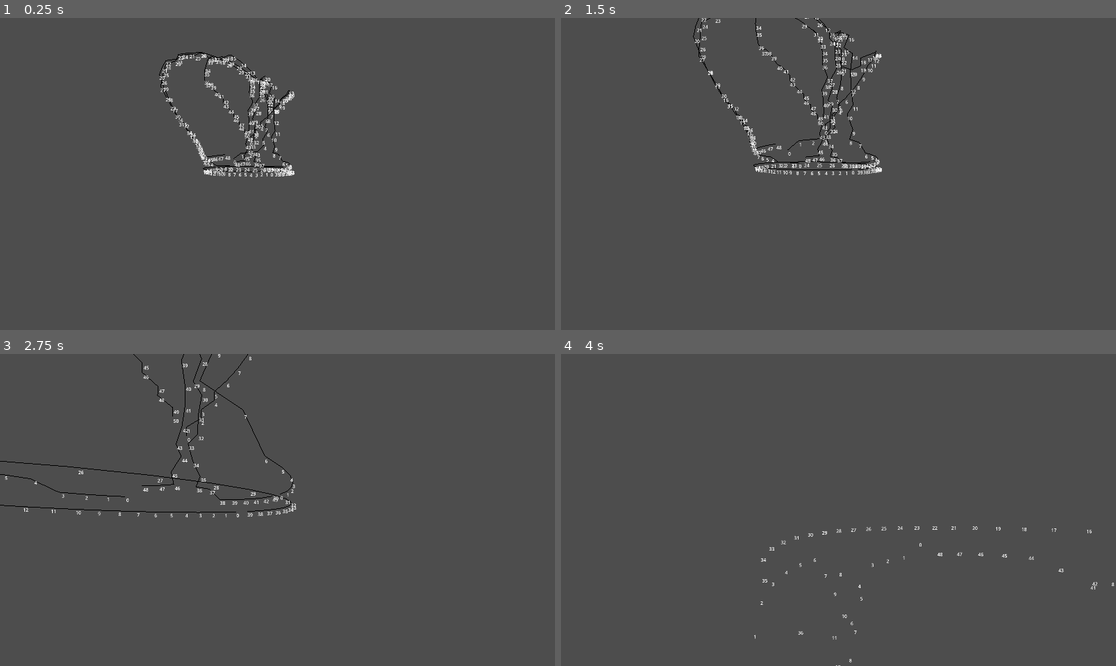
Above: before the commit, frames 1-4 (two rows, left to right).
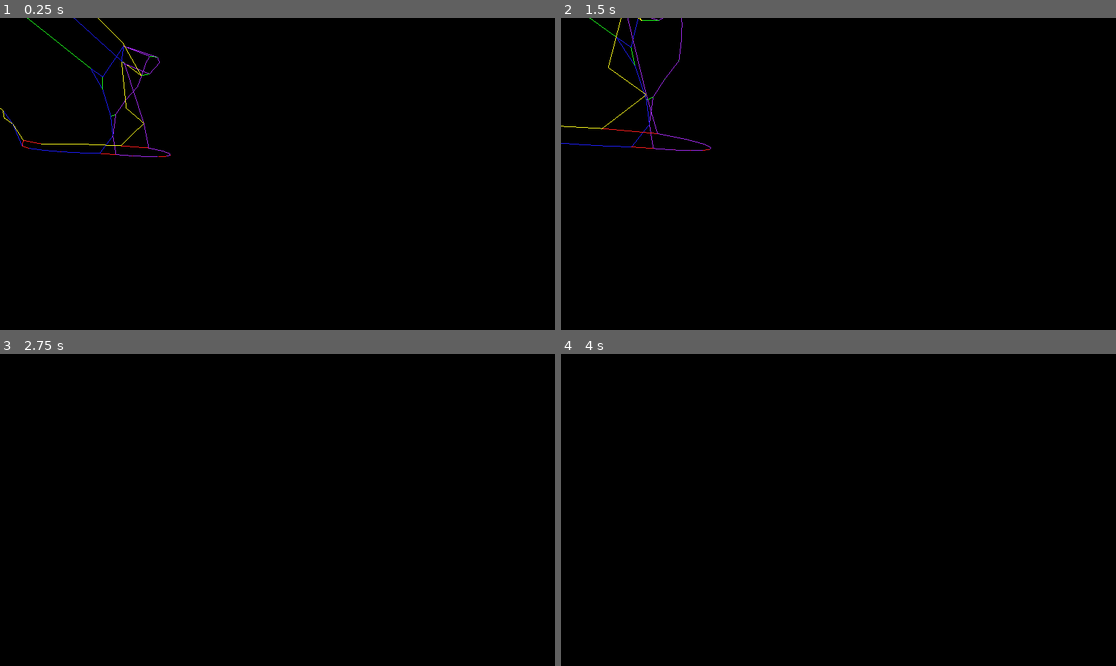
Above: after the commit, the same moments.

Repository: EpEpDragon/Modules
Game: Godot game, scene res://meshing_test.tscn
Same seed, same stepped clock (60 frames per second), same inputs: the game is played once before the commit and once after it.
Inputs (mouse positions are in pixels of both pictures, inside the frame that each line leads up to):
- Up to frame 1 (0.25 s): no input
- Up to frame 2 (1.5 s): tap Enter at 0.5 s; move the mouse to (866, 174) at 0.52 s; hold W (move_forward) from 0.53 s (still down); move the mouse to (810, 174) at 1.27 s
- Up to frame 3 (2.75 s): keep holding W (move_forward); move the mouse to (288, 503) at 2.02 s
- Up to frame 4 (4 s): keep holding W (move_forward); move the mouse to (832, 516) at 2.77 s; move the mouse to (877, 513) at 3.52 s

The runs differ from the first frame. In frame 1, 100% of the frame differs, in the area x 0-100%, y 0-100%; in frame 2, 100%; in frame 3, 99%; in frame 4, 100%.

Commit message:
Edges merging, with some open triangles. Mesh gen broke

Diff:
--- a/TreeGen/meshing_test.gd
+++ b/TreeGen/meshing_test.gd
@@ -12,7 +12,7 @@
 var point_cloud2 = DebugDraw.new_point_cloud(Vector3.ZERO, 10, Color.RED)
 var point_cloud3 = DebugDraw.new_point_cloud(Vector3.ZERO, 10, Color.ORANGE)
 var labels = []
-var color_arr = [Color.RED, Color.GREEN, Color.BLUE, Color.YELLOW, Color.CYAN, Color.WHITE]
+var color_arr = [Color.RED, Color.GREEN, Color.BLUE, Color.PURPLE, Color.YELLOW, Color.CYAN, Color.BLUE, Color.PURPLE, Color.PINK, Color.RED]
 var line_segment = DebugDraw.new_line_seg(Vector3(0,0,-5),Color.RED)
 
 var tim1 = Time.get_unix_time_from_system()
@@ -238,23 +238,16 @@
 #		indices.append(l_close[p_close_i])
 #		indices.append(l_close[p_close_i+1])
 
-#	merge_loops(loops_ordered, arr)
+	loops_ordered = merge_loops(loops_ordered, arr)
 	######## DEBUG #########
 	var debug_edge_loops = []
 	#	point_cloud2.add_points(arr[Mesh.ARRAY_VERTEX][edge_loops[0]])
 	debug_edge_loops.append(DebugDraw.new_line_seg(Vector3.ZERO, color_arr[0]))
-#	for p_i in range(edge_loops[0].size()):
-#			var pos = edge_loops[0][p_i]
-#			labels.append(DebugDraw.new_label(str(p_i),pos,$Camera))
-#			point_cloud2.add_point(pos)
-#			debug_edge_loops[-1].add_point(pos)
-#	#	debug_edge_loops[-1].add_points(arr[Mesh.ARRAY_VERTEX][edge_loops[0]])
-#	debug_edge_loops[-1].construct()
 	for l_i in range(loops_ordered.size()):
 		debug_edge_loops.append(DebugDraw.new_line_seg(Vector3.ZERO, color_arr[l_i]))
 		for p_i in range(loops_ordered[l_i].size()):
 			var pos = arr[Mesh.ARRAY_VERTEX][loops_ordered[l_i][p_i]]
-			labels.append(DebugDraw.new_label(str(p_i),pos,$Camera))
+#			labels.append(DebugDraw.new_label(str(p_i),pos,$Camera))
 			point_cloud2.add_point(pos)
 			debug_edge_loops[-1].add_point(pos)
 		debug_edge_loops[-1].construct()
@@ -299,32 +292,47 @@
 
 func merge_loops(loops, arr):
 	var merged_loops = [] + loops # Value copy
+
+	# Merge flags for points
+	var merge_flags = []
+	merge_flags.resize(merged_loops.size())
+	for i in range(merge_flags.size()):
+		var blank = []
+		blank.resize(merged_loops[i].size())
+		blank.fill(false)
+		merge_flags[i] = blank
+
 	# Iterate existing loops
-	for l_i in range(loops.size()):
-		merged_loops.append([])
-		# Iterate points in loop
-		for p_i in range(loops[l_i].size()):
+	for l_i in range(5):
+		# Iterate points in loops
+		for p_i in range(merged_loops[l_i].size()):
+			if merge_flags[l_i][p_i]:
+				continue
 			var short = INF
-			var sp_i
-			var merge_vert
+			var sp_i = null
+			var point_merged = false
 			# Iterate through other loops
-			for lc_i in range(merged_loops.size()-l_i):
+			for lc_i in range(merged_loops.size()-l_i-1):
 				# Iterate points
-				for pc_i in range(merged_loops[lc_i+l_i].size()):
+				for pc_i in range(merged_loops[lc_i+l_i+1].size()):
 					# Compare points, check that it is not in current loop (because of merge)
-					if !loops[l_i].has(merged_loops[lc_i+l_i][pc_i]):
-						var dist = arr[Mesh.ARRAY_VERTEX][loops[l_i][p_i]].distance_squared_to(arr[Mesh.ARRAY_VERTEX][merged_loops[lc_i+l_i][pc_i]])
-						if dist < short:
-							short = dist
-							sp_i = [lc_i+l_i, pc_i]
-			merge_vert = (arr[Mesh.ARRAY_VERTEX][loops[l_i][p_i]] - arr[Mesh.ARRAY_VERTEX][merged_loops[sp_i[0]][sp_i[1]]])/2 + arr[Mesh.ARRAY_VERTEX][merged_loops[sp_i[0]][sp_i[1]]]
-			# Add merge point to verts
-			arr[Mesh.ARRAY_VERTEX].append(merge_vert)
-			# Add merge point to merged loops
-			merged_loops[-1].append(arr[Mesh.ARRAY_VERTEX].size()-1)
-			# Change reference in both loops to merge point
-#			loops[l_i][p_i] = arr[Mesh.ARRAY_VERTEX].size()-1
-#			loops[sp_i[0]][sp_i[1]] = arr[Mesh.ARRAY_VERTEX].size()-1
+					if merge_flags[lc_i+l_i+1][pc_i]:
+						continue
+					var dist = arr[Mesh.ARRAY_VERTEX][merged_loops[l_i][p_i]].distance_squared_to(arr[Mesh.ARRAY_VERTEX][merged_loops[lc_i+l_i+1][pc_i]]) + arr[Mesh.ARRAY_VERTEX][merged_loops[l_i][p_i-1]].distance_squared_to(arr[Mesh.ARRAY_VERTEX][merged_loops[lc_i+l_i+1][pc_i]])
+					if dist < short:
+						short = dist
+						sp_i = [lc_i+l_i+1, pc_i]
+			if sp_i != null:
+				var merge_vert = (arr[Mesh.ARRAY_VERTEX][merged_loops[l_i][p_i]] - arr[Mesh.ARRAY_VERTEX][merged_loops[sp_i[0]][sp_i[1]]])/2 + arr[Mesh.ARRAY_VERTEX][merged_loops[sp_i[0]][sp_i[1]]]
+				# Add merge point to verts
+				arr[Mesh.ARRAY_VERTEX].append(merge_vert)
+				# Add merge point to merged loops
+	#			merged_loops[-1].append(arr[Mesh.ARRAY_VERTEX].size()-1)
+				# Change reference in both loops to merge point
+				merged_loops[l_i][p_i] = arr[Mesh.ARRAY_VERTEX].size()-1
+				merged_loops[sp_i[0]][sp_i[1]] = arr[Mesh.ARRAY_VERTEX].size()-1
+				merge_flags[l_i][p_i] = true
+				merge_flags[sp_i[0]][sp_i[1]] = true
 	return merged_loops
 
 
--- a/TreeGen/meshing_test.tscn
+++ b/TreeGen/meshing_test.tscn
@@ -31,14 +31,15 @@
 }
 point_count = 2
 
+[sub_resource type="Environment" id="Environment_qb6l7"]
+background_mode = 1
+
 [node name="Node3D" type="Node3D"]
 script = ExtResource("1_l5t8y")
-bake_interval = 0.1
-circ_res = 10
 padding = 0.003
 
 [node name="Camera" type="Camera3D" parent="."]
-transform = Transform3D(0.854658, 0.0187987, 0.518851, 0, 0.999344, -0.0362076, -0.519191, 0.0309451, 0.854098, 1.56701, 0.859062, 1.88958)
+transform = Transform3D(1, 0, 0, 0, 1, 0, 0, 0, 1, 1.56701, 0.859062, 1.88958)
 size = 2.0
 script = ExtResource("2_15jvw")
 movespeed = 0.796
@@ -56,4 +57,15 @@
 curve = SubResource("Curve3D_lnyg2")
 
 [node name="DirectionalLight3D" type="DirectionalLight3D" parent="."]
-transform = Transform3D(1, 0, 0, 0, -1, 0.000663193, 0, -0.000663193, -1, 0, 0, -5.25923)
+transform = Transform3D(4.37114e-08, -3.82137e-15, 1, -8.74228e-08, -1, 0, 1, -8.74228e-08, -4.37114e-08, 0, 0, 0)
+
+[node name="DirectionalLight3D2" type="DirectionalLight3D" parent="."]
+
+[node name="DirectionalLight3D3" type="DirectionalLight3D" parent="."]
+transform = Transform3D(1, 0, 0, 0, -1, 8.74228e-08, 0, -8.74228e-08, -1, 0, 0, 0)
+
+[node name="DirectionalLight3D4" type="DirectionalLight3D" parent="."]
+transform = Transform3D(-4.37114e-08, 0, -1, 0, 1, 0, 1, 0, -4.37114e-08, 0, 0, 0)
+
+[node name="WorldEnvironment" type="WorldEnvironment" parent="."]
+environment = SubResource("Environment_qb6l7")
Not shown: 1 places in TreeGen/meshing_test.tscn that only renumber resources
